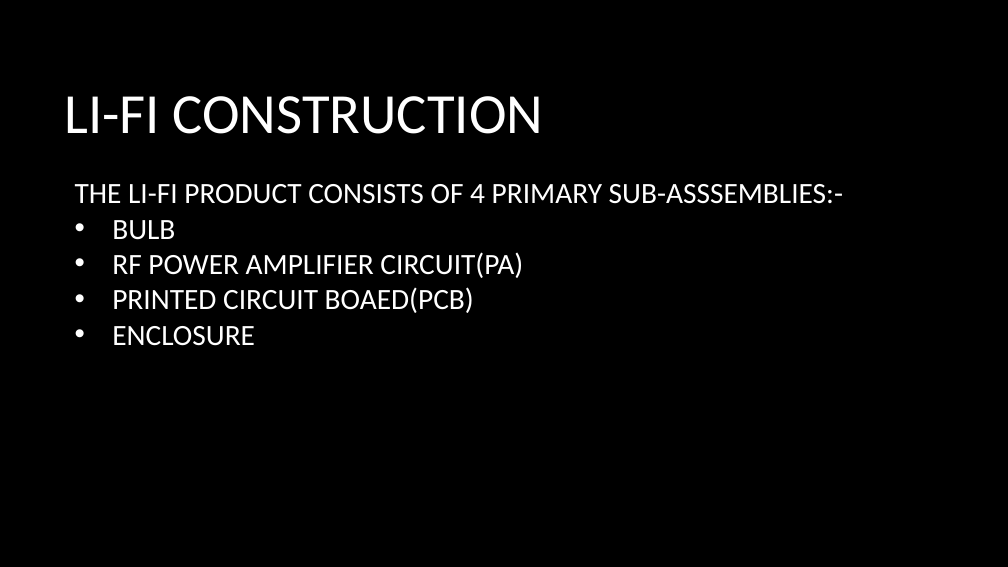
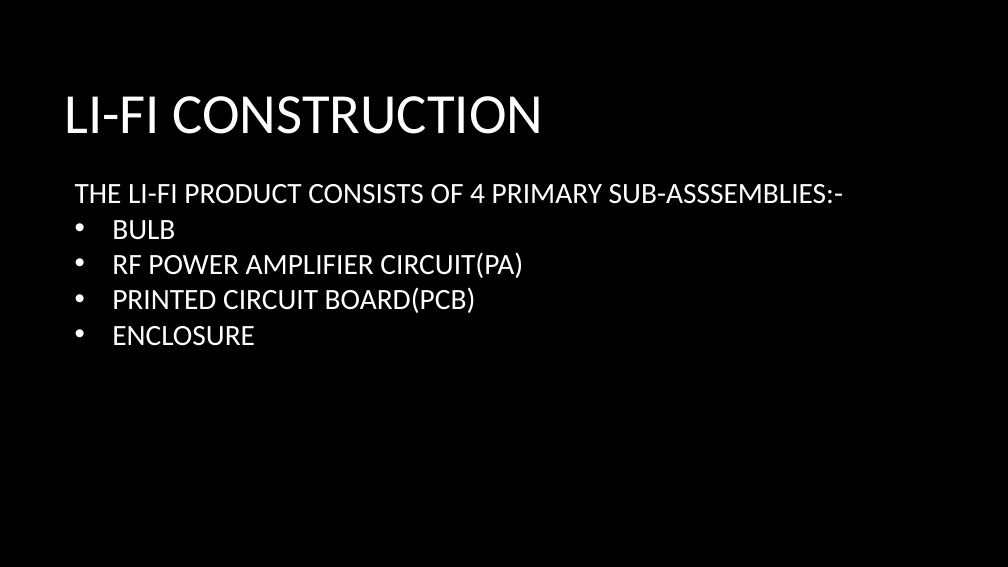
Before and after one commit to dedebanu/LIFI, a slide deck: slide 17 of VERSION CONTROL SYSTEM USING GIT.pptx (slide 14 before the commit). Drawn at 1008x567 pixels with LibreOffice and Linux fonts; fonts in the diff are those of the drawing; background and template pictures are left out. Boxes give left, top, right and bottom in pixels: in the first picture for what was removed or moved away, otherwise in the second. Text is boxed around its words. In the diff, an @@ line names an element or a change of style, - is before the commit and + after.

```diff
--- a/VERSION CONTROL SYSTEM USING GIT.pptx
+++ b/VERSION CONTROL SYSTEM USING GIT.pptx
@@ text at (x1=112, y1=287, x2=476, y2=313): text changed @@
-• PRINTED CIRCUIT BOAED(PCB)
+• PRINTED CIRCUIT BOARD(PCB)
```
Also in this commit, not shown: 7 other slides changed, 14 slides added, 1 slide removed.
